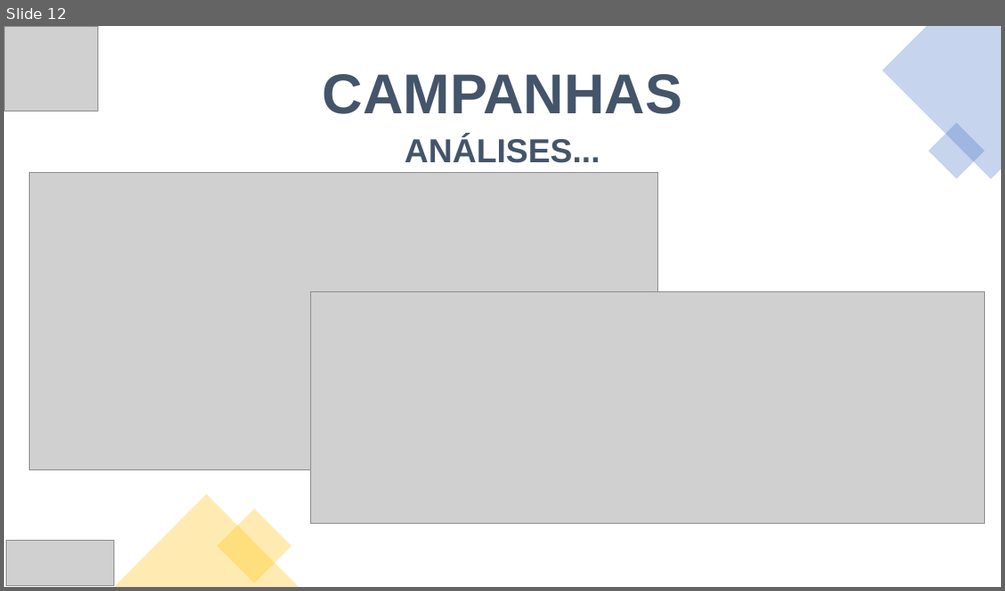
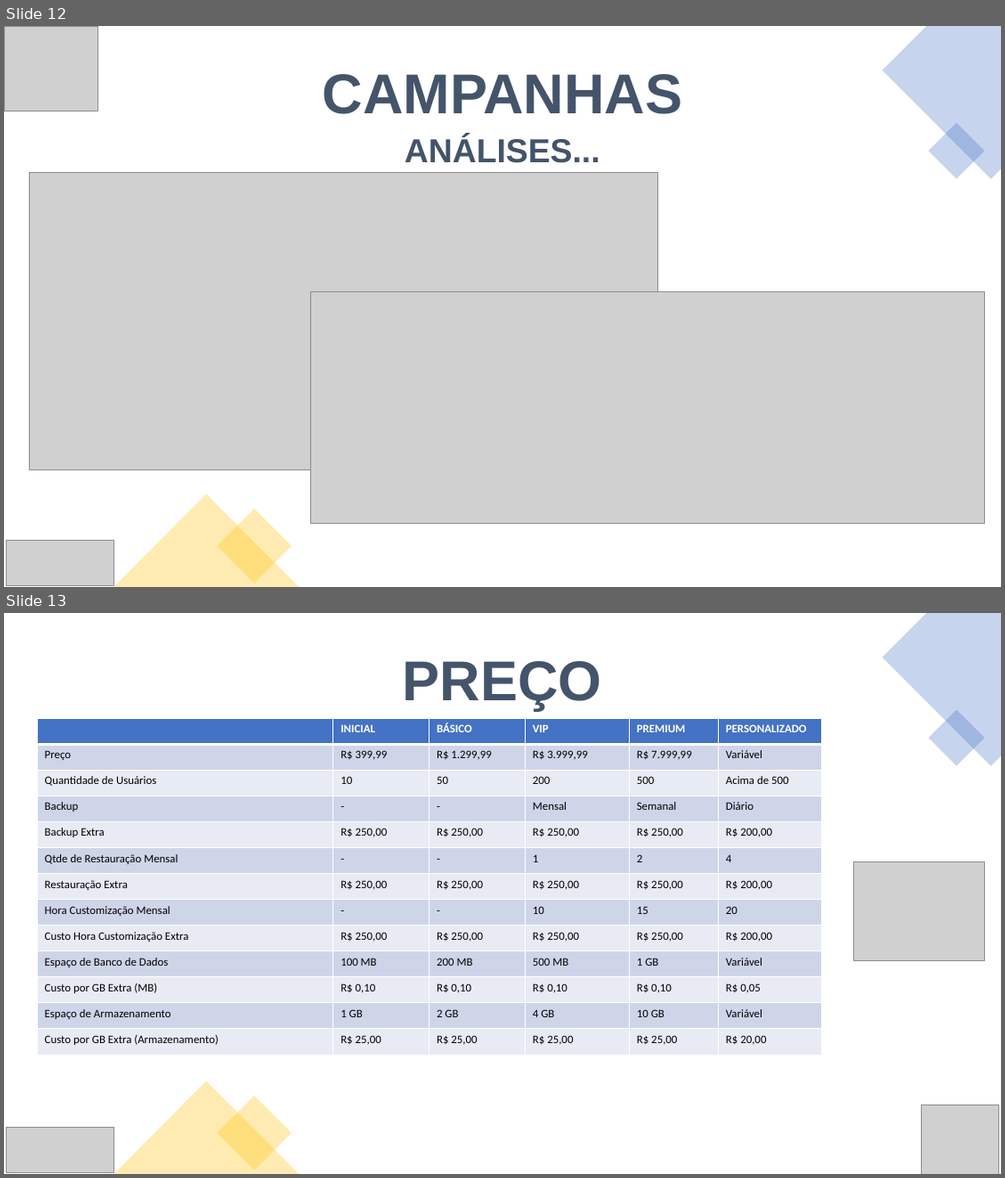
Before and after one commit to jhmiante/jhmiante.github.io, a slide deck: static/data/Apresentação SCC.pptx. Shown one above the other, each under a label of ours: slide 12 before the commit, slides 12 and 13 after it. The pictures are 1005x591 and 1005x1178 pixels, drawn with LibreOffice and Linux fonts; fonts in the diff are those of the drawing; grey boxes stand for pictures. Boxes give left, top, right and bottom in pixels: in the first picture for what was removed or moved away, otherwise in the second. Text is boxed around its words. In the diff, an @@ line names an element or a change of style, - is before the commit and + after.

Commit message:
Preços + SCAI

```diff
--- a/static/data/Apresentação SCC.pptx
+++ b/static/data/Apresentação SCC.pptx
@@ slide 13 added at (4, 613, 1001, 1174), background #FFFFFF @@
@@ freeform shape added at (882, 613, 1001, 766), fill #4472C4 at 30% opacity @@
@@ text added at (403, 661, 602, 710), 54 pt, text gradient #44546A to #C00000, bold @@
+PREÇO
@@ table added at (37, 718, 821, 1055), 13 rows, 6 columns @@
+ | INICIAL | BÁSICO | VIP | PREMIUM | PERSONALIZADO
+Preço | R$ 399,99 | R$ 1.299,99 | R$ 3.999,99 | R$ 7.999,99 | Variável
+Quantidade de Usuários | 10 | 50 | 200 | 500 | Acima de 500
+Backup | - | - | Mensal | Semanal | Diário
+Backup Extra | R$ 250,00 | R$ 250,00 | R$ 250,00 | R$ 250,00 | R$ 200,00
+Qtde de Restauração Mensal | - | - | 1 | 2 | 4
+Restauração Extra | R$ 250,00 | R$ 250,00 | R$ 250,00 | R$ 250,00 | R$ 200,00
+Hora Customização Mensal | - | - | 10 | 15 | 20
+Custo Hora Customização Extra | R$ 250,00 | R$ 250,00 | R$ 250,00 | R$ 250,00 | R$ 200,00
+Espaço de Banco de Dados | 100 MB | 200 MB | 500 MB | 1 GB | Variável
+Custo por GB Extra (MB) | R$ 0,10 | R$ 0,10 | R$ 0,10 | R$ 0,10 | R$ 0,05
+Espaço de Armazenamento | 1 GB | 2 GB | 4 GB | 10 GB | Variável
+Custo por GB Extra (Armazenamento) | R$ 25,00 | R$ 25,00 | R$ 25,00 | R$ 25,00 | R$ 20,00
@@ rectangle added at (929, 709, 984, 765), fill #4472C4 at 30% opacity @@
@@ picture added at (853, 862, 985, 960) @@
@@ triangle added at (114, 1081, 299, 1174), fill #FFC000 at 30% opacity @@
@@ rectangle added at (217, 1095, 291, 1171), fill #FFC000 at 30% opacity @@
@@ picture added at (922, 1104, 998, 1174) @@
@@ picture added at (7, 1127, 114, 1173) @@
```
Also in this commit, not shown: 2 slides removed, 17 other files.
